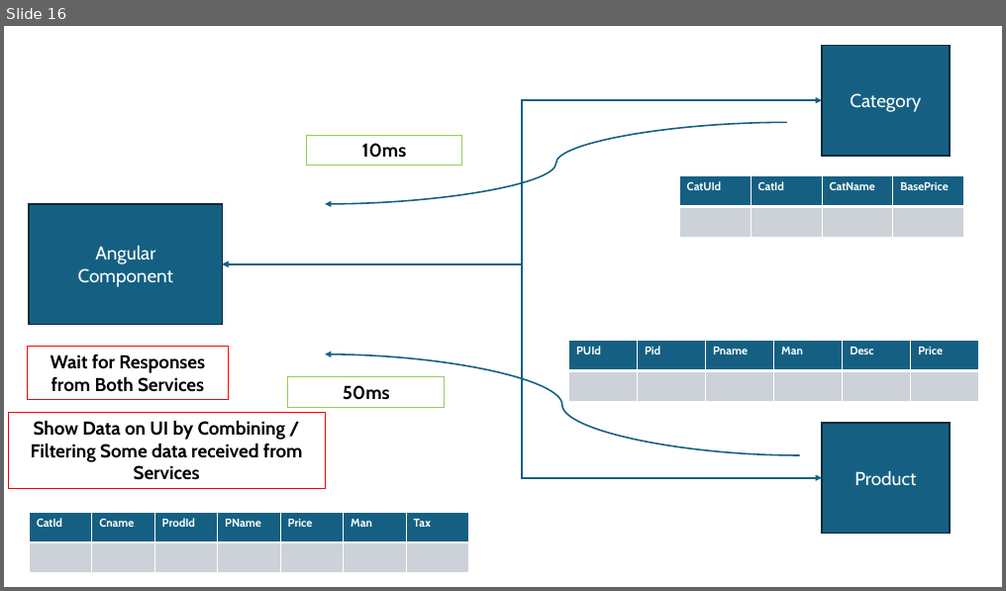
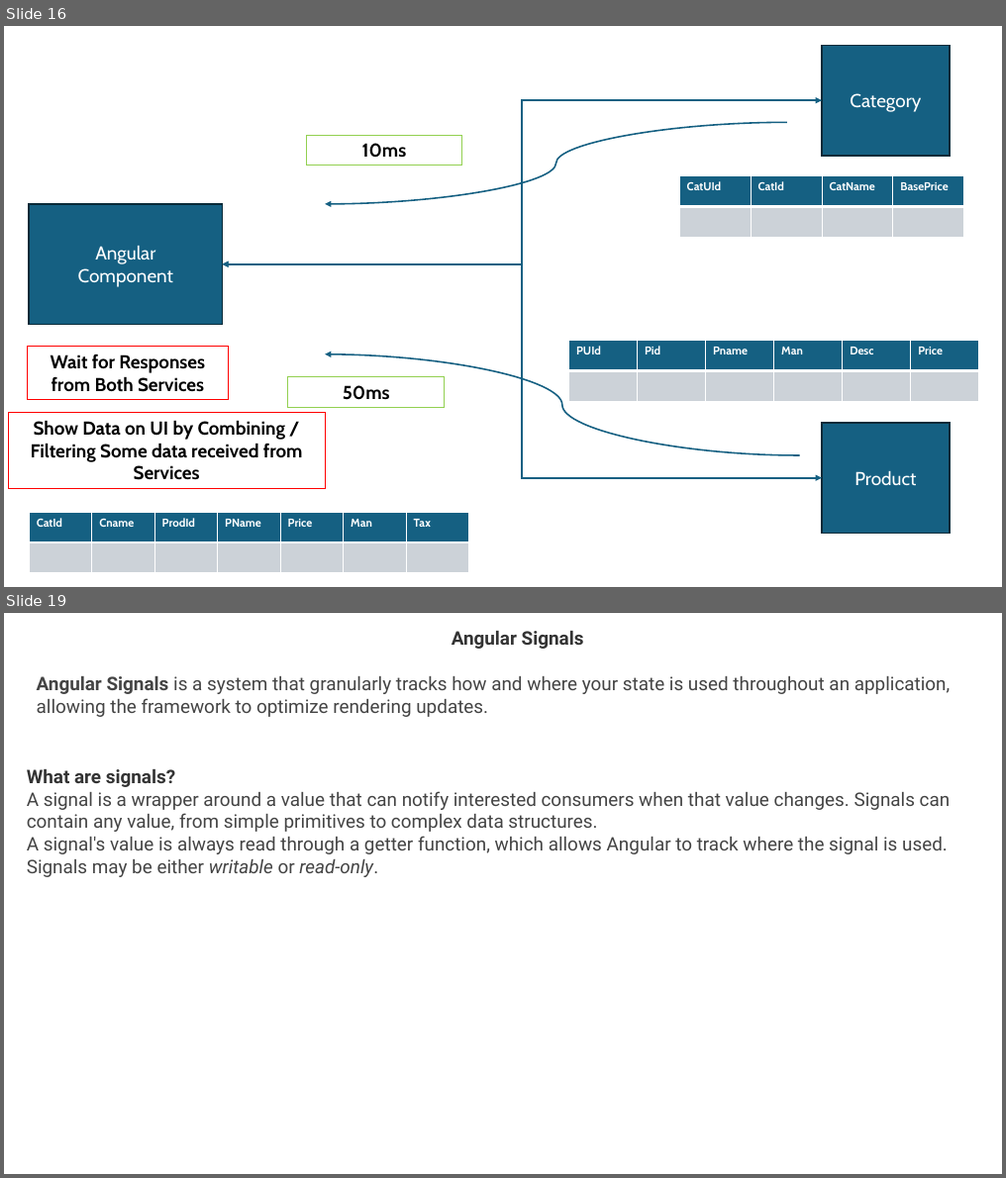
Before and after one commit to maheshsabnis/ng17guard, a slide deck: my-ng-app/Angular_Training_Images.pptx. Shown one above the other, each under a label of ours: slide 16 before the commit, slides 16 and 19 after it; the slides between them are not shown. The pictures are 1006x591 and 1006x1178 pixels, drawn with LibreOffice and Linux fonts; fonts in the diff are those of the drawing. Boxes give left, top, right and bottom in pixels: in the first picture for what was removed or moved away, otherwise in the second. Text is boxed around its words. In the diff, an @@ line names an element or a change of style, - is before the commit and + after.

```diff
--- a/my-ng-app/Angular_Training_Images.pptx
+++ b/my-ng-app/Angular_Training_Images.pptx
@@ slide 19 added at (4,613,1002,1174), background #FFFFFF @@
@@ text added at (451,631,584,649), 18 pt, text #333333, bold @@
+Angular Signals
@@ text added at (37,676,949,717), 18 pt, text #444444 @@
+Angular Signals is a system that granularly tracks how and where your state is used throughout an application, allowing the framework to optimize rendering updates.
@@ text added at (27,769,950,877), 18 pt, text #444444 @@
+What are signals?
+A signal is a wrapper around a value that can notify interested consumers when that value changes. Signals can contain any value, from simple primitives to complex data structures.
+A signal's value is always read through a getter function, which allows Angular to track where the signal is used.
+Signals may be either writable or read-only.
```
Also in this commit, not shown: 5 other slides added, 23 other files.
